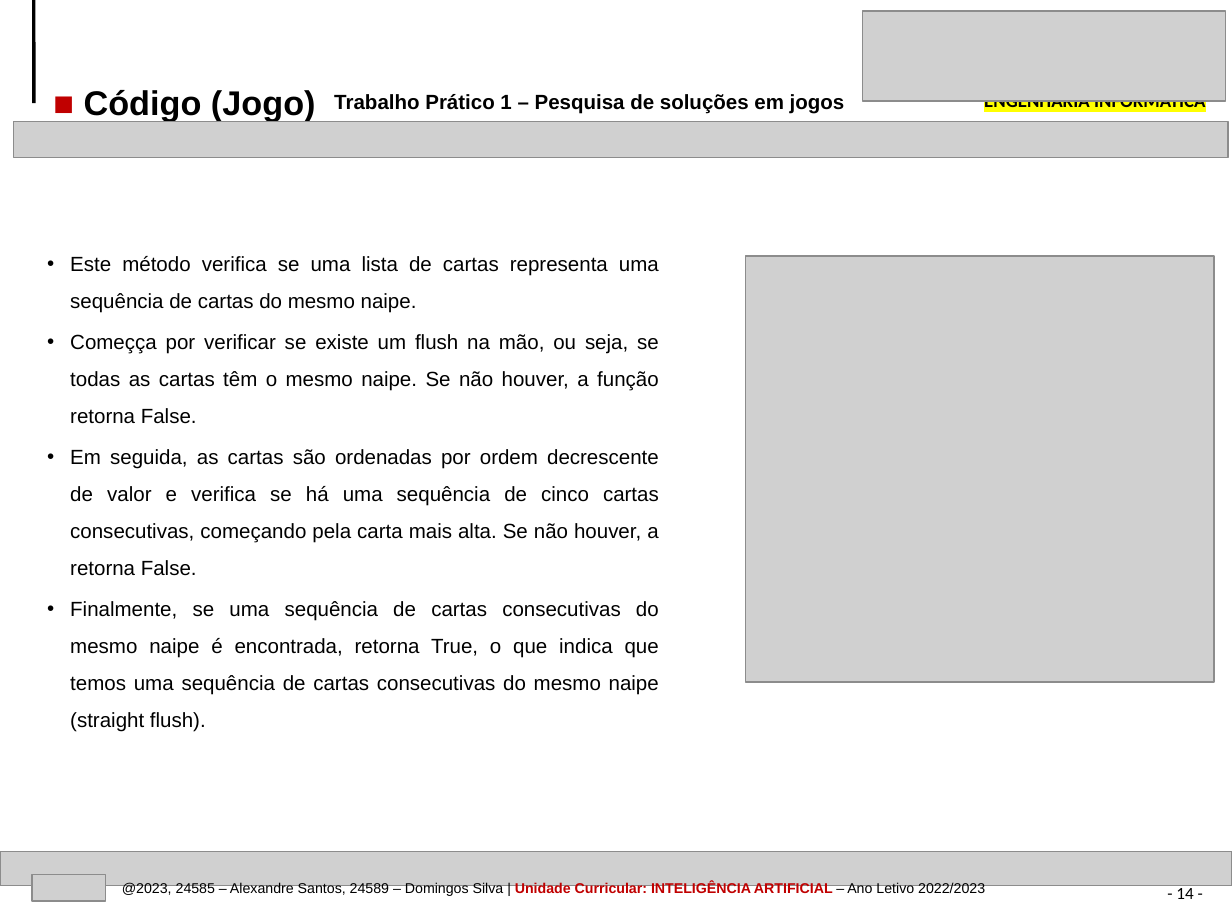
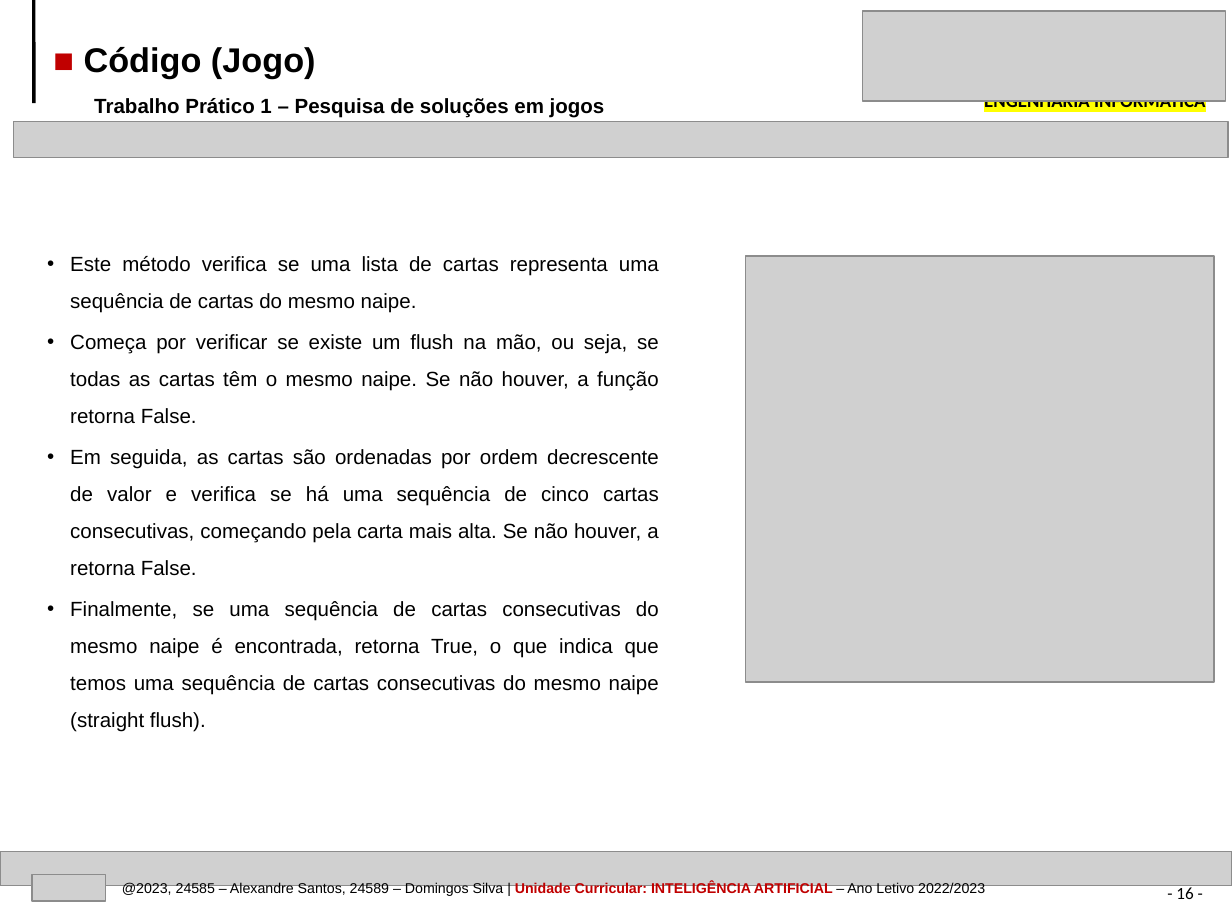
Before and after one commit to AlexandrePSantos/IPVC_EI_IA_TP1_TexasHoldEm, a slide deck: slide 16 of IPVC-EI-IA-TrabPratico1-Pesquisa_solucoes_jogos-24585-24589.pptx (slide 14 before the commit). Drawn at 1232x924 pixels with LibreOffice and Linux fonts; fonts in the diff are those of the drawing; grey boxes stand for pictures. Boxes give left, top, right and bottom in pixels: in the first picture for what was removed or moved away, otherwise in the second. Text is boxed around its words. In the diff, an @@ line names an element or a change of style, - is before the commit and + after.

```diff
--- a/IPVC-EI-IA-TrabPratico1-Pesquisa_solucoes_jogos-24585-24589.pptx
+++ b/IPVC-EI-IA-TrabPratico1-Pesquisa_solucoes_jogos-24585-24589.pptx
@@ text "■ Código (Jogo)" moved from (x1=84, y1=90, x2=316, y2=121) to (x1=84, y1=47, x2=316, y2=79) @@
@@ text "Trabalho Prático 1 – Pesquisa ..." moved from (x1=334, y1=94, x2=845, y2=114) to (x1=94, y1=98, x2=605, y2=118) @@
@@ text at (x1=70, y1=334, x2=659, y2=424): text changed @@
-• Começça por verificar se existe um flush na mão, ou seja, se todas as cartas têm o mesmo naipe. Se não houver, a função retorna False.
+• Começa por verificar se existe um flush na mão, ou seja, se todas as cartas têm o mesmo naipe. Se não houver, a função retorna False.
@@ page number at (x1=1176, y1=885, x2=1193, y2=899): text changed @@
-- 14 -
+- 16 -
```
Also in this commit, not shown: 28 other slides changed, 6 slides added, 39 other files.
